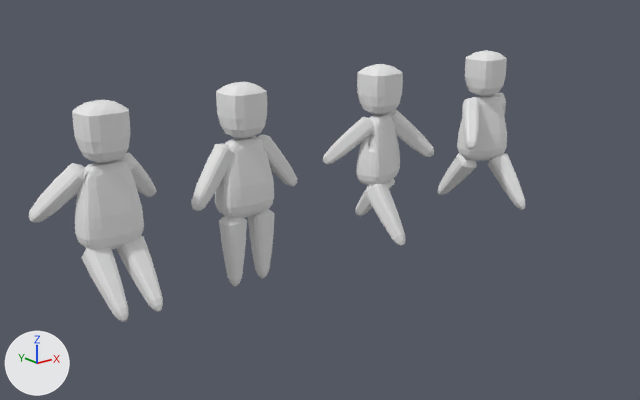
Before and after pictures for a commit that changed the Blender file ressources/42_run_character.blend.
Both versions are drawn from a 50 mm camera at (-27.7, -28.8, 12.8) aimed at (-2.0, 3.3, 0.0). Lighting does not change. The marker at lower left points along +X, +Y and +Z.

The first picture shows 'Character_idle', 'Character_jumping', 'Character_running_1', 'Character_running_2'.
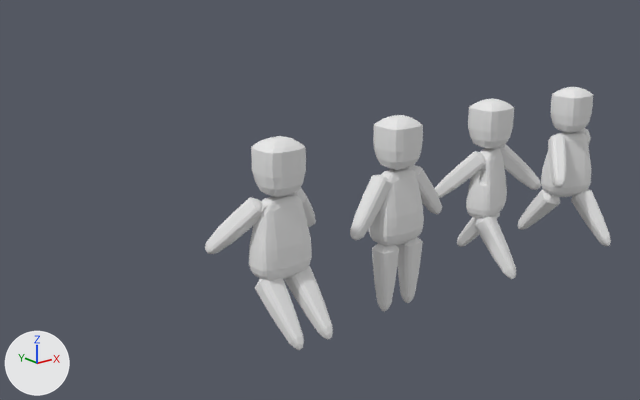
What differs and where, as boxes [x1, y1, x2, y2] in the pictures (640 x 400 px):
```json
{"object": "Character_jumping", "change": "moved", "before": [29, 100, 163, 322], "after": [205, 136, 333, 350]}
{"object": "Character_idle", "change": "moved", "before": [191, 82, 297, 286], "after": [350, 115, 442, 311]}
{"object": "Character_running_1", "change": "moved", "before": [323, 64, 434, 246], "after": [434, 99, 541, 279]}
{"object": "Character_running_2", "change": "moved", "before": [438, 50, 526, 210], "after": [518, 87, 611, 247]}
```

Scene script edits in JSON lines:
```json
{"op": "set", "path": "ob_character_idle.location", "old": "(-6.1, 3.64, 1.71)", "new": "(0.0, 0.0, 0.0)"}
{"op": "set", "path": "ob_character_running_1.location", "old": "(2.14, 3.64, 1.71)", "new": "(6.39, 0.0, 0.0)"}
{"op": "set", "path": "ob_character_running_2.location", "old": "(10.0, 3.64, 1.85)", "new": "(13.04, 0.0, 0.0)"}
{"op": "set", "path": "ob_character_jumping.location", "old": "(-12.79, 3.64, 1.71)", "new": "(-6.77, 0.0, 0.0)"}
```
